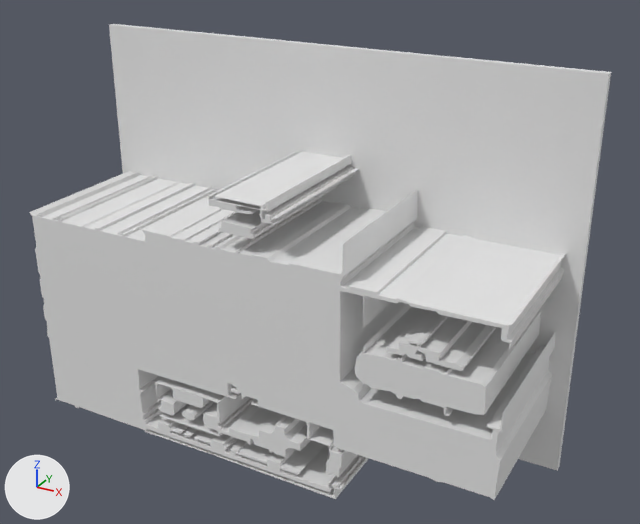
One commit to the glTF model version one/out_3d/93_2.glb: the scene before it, then after it.
One viewpoint serves both versions: a 50 mm lens placed at (13.0, -14.65, 10.53), pointed at (5.64, -1.27, 3.84). Every picture has the same lights, and +X, +Y and +Z are marked at lower left. Where no turn or scale is listed for an object, it has been applied to the vertices. Vertices at the same position are counted once.

Names of what the first picture shows: 'geometry_0'.
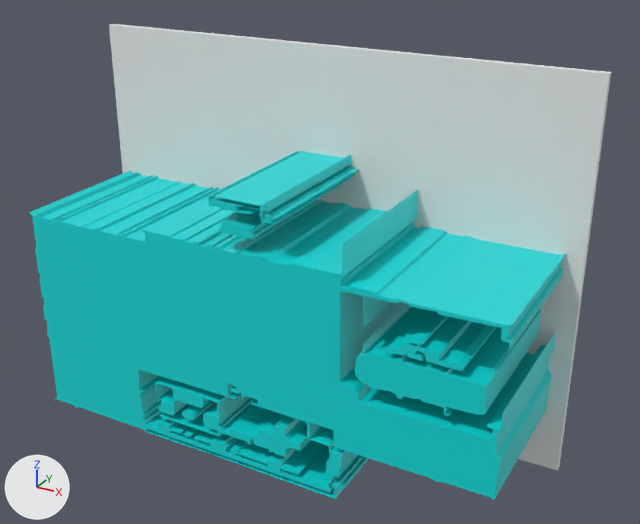
Boxes [x1, y1, x2, y2] around the edits, measured in the pictures (640 x 524 px; the box of a moved part takes in the faces that stretch with it):
part 1 of me_geometry_0, moved or reshaped: before [362, 304, 411, 354]; after [362, 303, 411, 354]
part 2 of me_geometry_0, recoloured: [29, 82, 581, 500] in both

The change, as a list of edits to the scene's bpy script:
```text
Add mat_defaultmaterial:
    mat_defaultmaterial = bpy.data.materials.new('DefaultMaterial')
    mat_defaultmaterial.use_nodes = True; mat_defaultmaterial.node_tree.nodes.clear()
    _N = mat_defaultmaterial.node_tree.nodes; _L = mat_defaultmaterial.node_tree.links
    n0 = _N.new('ShaderNodeOutputMaterial'); n0.name = 'Material Output'
    n1 = _N.new('ShaderNodeBsdfPrincipled'); n1.name = 'Principled BSDF'
    n2 = _N.new('ShaderNodeVertexColor'); n2.name = 'Color Attribute'
    _L.new(n1.outputs[0], n0.inputs[0])  # 'BSDF' to 'Surface'
    _L.new(n2.outputs[0], n1.inputs[0])  # 'Color' to 'Base Color'
Change me_geometry_0:
    where me_geometry_0.from_pydata(...)  # 938 vertices, 1836 faces; spans x 0.0..10.23, y -3.15..0.0, z 0.0..7.62
    used by ob_geometry_0; location = (0.0, 0.0, 0.0)
    me_geometry_0 part 1: 2 vertices moved from x 7.48, y -3.15..-0.15, z 3.44 to x 7.48, y -3.15..-0.15, z 3.5
    me_geometry_0 part 2: 1256 faces spanning x 0.0..10.23, y -3.15..0.0, z 0.0..7.62 switch from no material to mat_defaultmaterial
```
